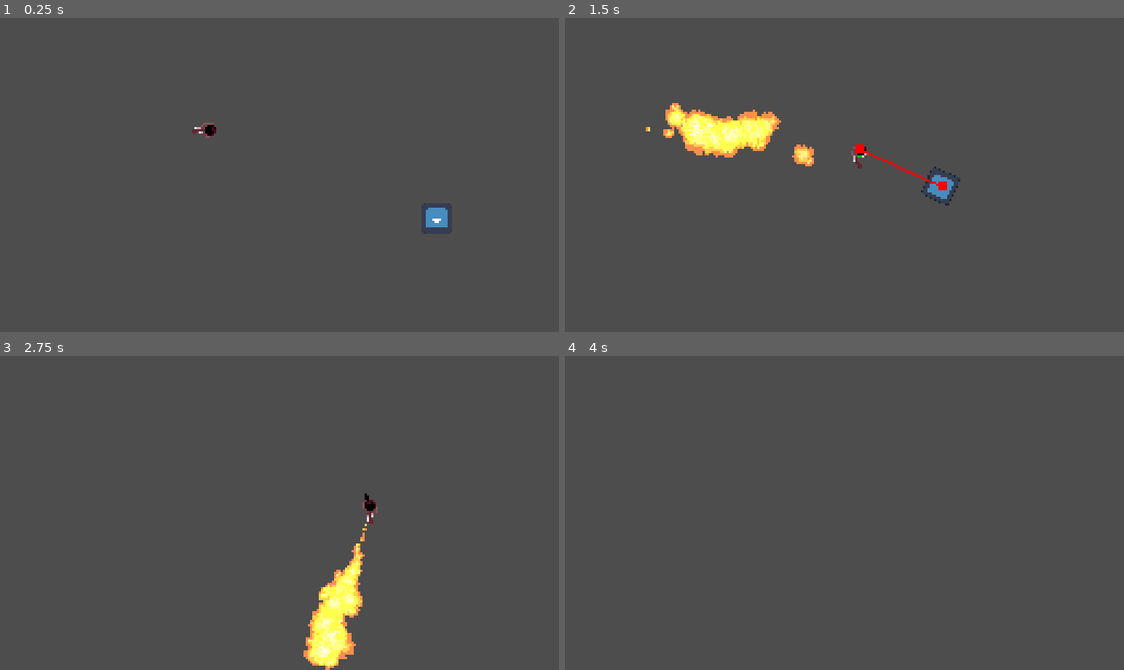
Above: before the commit, frames 1-4 (two rows, left to right).
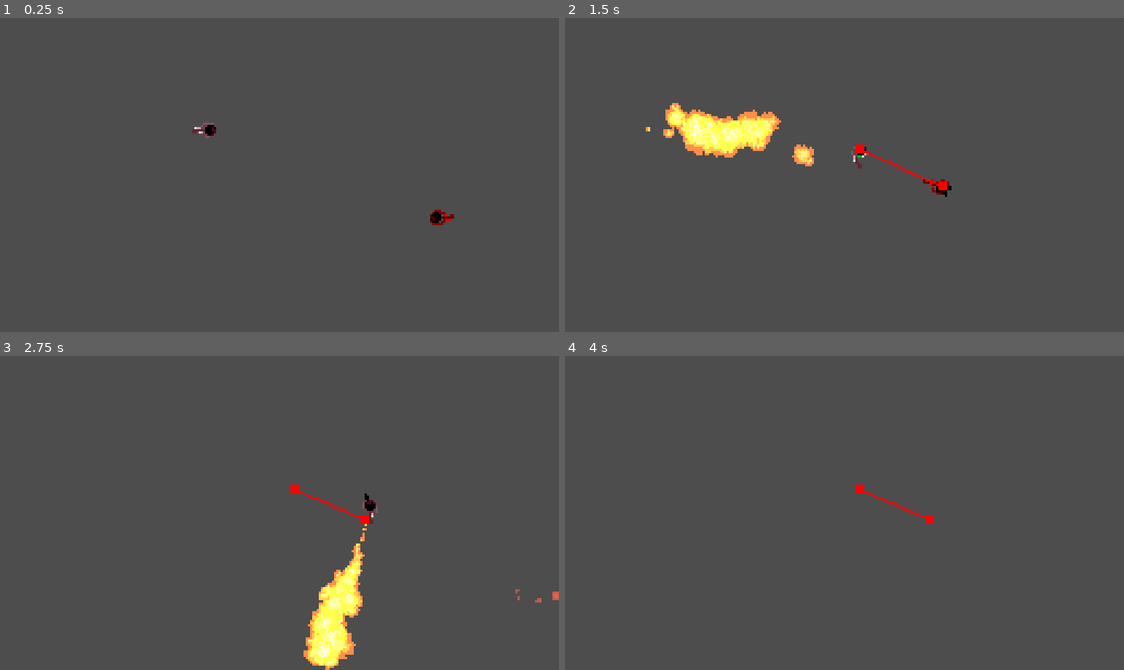
Above: after the commit, the same moments.

Repository: Gabriel-Bessa2/taca-la-foga
Game: Godot game, scene res://stages/test_level.tscn
Same seed, same stepped clock (60 frames per second), same inputs: the game is played once before the commit and once after it. The engine's default icon, where the game draws it, is replaced by a stand-in: a white triangle on a blue panel in a dark square.
Inputs:
- Up to frame 1 (0.25 s): no input
- Up to frame 2 (1.5 s): tap Enter at 0.5 s; hold Right (right) 0.53-1.28 s; hold Z (flamethrower) 0.53-1.28 s; hold Down (down) from 1.28 s (still down); tap X (cash_parry) at 1.35 s
- Up to frame 3 (2.75 s): tap Z (flamethrower) at 1.55 s; release Down (down) at 2.03 s; hold Right (right) from 2.03 s (still down); hold Z (flamethrower) from 2.03 s (still down)
- Up to frame 4 (4 s): release Right (right) at 2.78 s; release Z (flamethrower) at 2.78 s; hold Up (up) 2.78-3.53 s; tap Z (flamethrower) at 2.85 s; hold Left (left) from 3.53 s (still down); hold Z (flamethrower) from 3.53 s (still down); tap X (cash_parry) at 3.6 s

The runs differ from the first frame. In frame 1, 0.3% of the frame differs, in the area x 75-82%, y 59-69%; in frame 2, 0.3%; in frame 3, 0.2%; in frame 4, 0.2%.

Commit message:
improved enemy behavior

Diff:
--- a/Enemies/enemy.gd
+++ b/Enemies/enemy.gd
@@ -6,27 +6,34 @@
 @export var dmg: int = 1
 @export var speed: int = 50
 var moneyMultiplier: int = 1
+
+#Attacking
+@onready var attackTimer: Timer = $AttackTimer
 var isAttacking: bool = false
+var canAttack: bool = true
 
-enum ENEMY_STATES {ALIVE, FOLLOWING, DEAD, HURT, LOAD_ATTACK, ATTACKING}
+#state machine
+enum ENEMY_STATES {IDLE, FOLLOWING, DEAD, HURT, LOAD_ATTACK, ATTACKING}
 var current_state: ENEMY_STATES
 
+#movement
 @onready var navigation_agent: NavigationAgent2D = $NavigationAgent2D
 @export var target: Player
-
 @export var sight_range: float = 100
 @export var attack_range: float = 30
 
-@onready var timer: Timer = $Timer
+#immunity
+@onready var immunityTimer: Timer = $ImmunityTimer
+var immune: bool = false
 
 func _ready():
-	current_state = ENEMY_STATES.ALIVE
+	current_state = ENEMY_STATES.IDLE
 	navigation_agent.path_desired_distance = attack_range
 	navigation_agent.target_desired_distance = attack_range
 
-func _process(delta):
+func _process(_delta):
 	match current_state:
-		ENEMY_STATES.ALIVE:
+		ENEMY_STATES.IDLE:
 			pass
 		ENEMY_STATES.FOLLOWING:
 			pass
@@ -37,22 +44,34 @@
 		ENEMY_STATES.ATTACKING:
 			pass
 
-func _physics_process(delta):
+func _physics_process(_delta):
+	var player_distance = position.distance_to(target.position)
+
 	match current_state:
-		ENEMY_STATES.ALIVE:
-			if(position.distance_to(target.position) < sight_range):
-				current_state = ENEMY_STATES.FOLLOWING
+		ENEMY_STATES.IDLE:
+			velocity = Vector2.ZERO
+
+			if(player_distance < sight_range and player_distance <= attack_range and canAttack):
+				change_state(ENEMY_STATES.ATTACKING)
+			elif(player_distance < sight_range):
+				change_state(ENEMY_STATES.FOLLOWING)
+
 		ENEMY_STATES.FOLLOWING:
 			handle_navigation()
+
+			if(player_distance < sight_range and player_distance <= attack_range and canAttack):
+				change_state(ENEMY_STATES.ATTACKING)
+			elif(player_distance < sight_range and player_distance <= attack_range):
+				change_state(ENEMY_STATES.IDLE)
 		ENEMY_STATES.DEAD:
-			pass
+			velocity = Vector2.ZERO
+
 		ENEMY_STATES.HURT:
 			pass
-		ENEMY_STATES.LOAD_ATTACK:
+		ENEMY_STATES.ATTACKING:
 			pass
-		ENEMY_STATES.ATTACKING:
-			#print("Attack")
-			current_state = ENEMY_STATES.FOLLOWING
+
+	move_and_slide()
 
 func handle_navigation() -> void:
 	call_deferred("actor_setup")
@@ -61,12 +80,7 @@
 		var next_path_position: Vector2 = navigation_agent.get_next_path_position()
 
 		velocity = current_agent_position.direction_to(next_path_position) * speed
-		look_at(target.position)
-
-		move_and_slide()
-	elif (navigation_agent.is_target_reached()):
-		current_state = ENEMY_STATES.LOAD_ATTACK
-		timer.start()
+		aim_at_player()
 
 func actor_setup():
 	await get_tree().physics_frame
@@ -75,9 +89,30 @@
 func set_movement_target(movement_target: Vector2):
 	navigation_agent.target_position = movement_target
 
+func end_attack():
+	canAttack = false
+	isAttacking = false
+	attackTimer.start()
+	current_state = ENEMY_STATES.IDLE
+
+func change_state(stateToChange: ENEMY_STATES):
+	current_state = stateToChange
+
+func aim_at_player():
+	look_at(target.position)
+
+func attack_cooldown_out():
+	canAttack = true
+
+func immunity_timeout():
+	immune = false
+
 func damage(damageTaken: int):
 	health = max(health - damageTaken, 0)
+	immune = true
+	immunityTimer.start()
+
 	if health == 0:
-		current_state = ENEMY_STATES.DEAD
+		change_state(ENEMY_STATES.DEAD)
 	else:
-		current_state = ENEMY_STATES.HURT
+		change_state(ENEMY_STATES.HURT)
--- a/Enemies/mano guarda/ManoGuarda.gd
+++ b/Enemies/mano guarda/ManoGuarda.gd
@@ -3,6 +3,7 @@
 
 @onready var hit_area = $HitArea
 @onready var sprite_2d = $HitArea/Sprite2D
+@onready var animPlayer: AnimationPlayer = $AnimationPlayer
 
 func _ready():
 	super()
@@ -11,27 +12,21 @@
 
 func _physics_process(_delta):
 	super(_delta)
-
-	#print_debug(health)
 	match current_state:
-		ENEMY_STATES.ALIVE:
-			pass
+		ENEMY_STATES.IDLE:
+			animPlayer.play("idle")
 		ENEMY_STATES.FOLLOWING:
-			hit_area.visible = false
-			#hit_area.monitorable = false
+			animPlayer.play("walk")
 		ENEMY_STATES.DEAD:
-			pass
+			queue_free()
 		ENEMY_STATES.HURT:
-			queue_free()
-		ENEMY_STATES.LOAD_ATTACK:
-			hit_area.visible = true
-			#hit_area.monitorable = true
+			animPlayer.play("hurt")
+			if randi() % 15 == 1:
+				velocity = speed*Vector2(randf_range(-1, 1), randf_range(-1, 1)).normalized()
+				look_at(position + velocity)
 		ENEMY_STATES.ATTACKING:
-			#hit_area.layer
-			pass
-
-func _on_timer_timeout():
-	current_state = ENEMY_STATES.ATTACKING
+			velocity = Vector2.ZERO
+			animPlayer.play("atck")
 
 func _on_hit_area_body_entered(body):
 	if(body is Player):
--- a/Enemies/mano guarda/mano_guarda.tscn
+++ b/Enemies/mano guarda/mano_guarda.tscn
@@ -1,13 +1,270 @@
-[gd_scene load_steps=5 format=3 uid="uid://bg4at2sl2np05"]
+[gd_scene load_steps=19 format=3 uid="uid://bg4at2sl2np05"]
 
 [ext_resource type="Script" path="res://Enemies/mano guarda/ManoGuarda.gd" id="1_i1nf0"]
+[ext_resource type="Texture2D" uid="uid://dk2uhic5ibiyn" path="res://player/player-sprite-sheet.png" id="2_iwrti"]
 [ext_resource type="Texture2D" uid="uid://bwen7puonvdjj" path="res://icon.svg" id="2_wbqwk"]
+[ext_resource type="Texture2D" uid="uid://d34pi67suw88q" path="res://player/flamethrower/fire-Sheet.png" id="4_xa33d"]
 
 [sub_resource type="CircleShape2D" id="CircleShape2D_gb64u"]
 radius = 7.0
 
 [sub_resource type="RectangleShape2D" id="RectangleShape2D_rvuer"]
 size = Vector2(15, 28)
+
+[sub_resource type="Animation" id="Animation_e0iuo"]
+resource_name = "idle"
+loop_mode = 1
+tracks/0/type = "value"
+tracks/0/imported = false
+tracks/0/enabled = true
+tracks/0/path = NodePath("Sprite2D:frame")
+tracks/0/interp = 1
+tracks/0/loop_wrap = true
+tracks/0/keys = {
+"times": PackedFloat32Array(0),
+"transitions": PackedFloat32Array(1),
+"update": 0,
+"values": [0]
+}
+
+[sub_resource type="Animation" id="Animation_88e1n"]
+resource_name = "walk"
+loop_mode = 1
+tracks/0/type = "value"
+tracks/0/imported = false
+tracks/0/enabled = true
+tracks/0/path = NodePath("Sprite2D:frame")
+tracks/0/interp = 1
+tracks/0/loop_wrap = true
+tracks/0/keys = {
+"times": PackedFloat32Array(0, 0.5),
+"transitions": PackedFloat32Array(1, 1),
+"update": 0,
+"values": [4, 7]
+}
+
+[sub_resource type="Animation" id="Animation_perqj"]
+resource_name = "hurt"
+length = 2.0
+tracks/0/type = "method"
+tracks/0/imported = false
+tracks/0/enabled = true
+tracks/0/path = NodePath(".")
+tracks/0/interp = 1
+tracks/0/loop_wrap = true
+tracks/0/keys = {
+"times": PackedFloat32Array(2),
+"transitions": PackedFloat32Array(1),
+"values": [{
+"args": [0],
+"method": &"change_state"
+}]
+}
+tracks/1/type = "value"
+tracks/1/imported = false
+tracks/1/enabled = true
+tracks/1/path = NodePath("Sprite2D:frame")
+tracks/1/interp = 1
+tracks/1/loop_wrap = true
+tracks/1/keys = {
+"times": PackedFloat32Array(0, 0.3, 0.6, 0.9, 1.2, 1.5, 1.8),
+"transitions": PackedFloat32Array(1, 1, 1, 1, 1, 1, 1),
+"update": 0,
+"values": [4, 7, 4, 7, 4, 7, 4]
+}
+tracks/2/type = "value"
+tracks/2/imported = false
+tracks/2/enabled = true
+tracks/2/path = NodePath("GPUParticles2D:emitting")
+tracks/2/interp = 1
+tracks/2/loop_wrap = true
+tracks/2/keys = {
+"times": PackedFloat32Array(0, 2),
+"transitions": PackedFloat32Array(1, 1),
+"update": 1,
+"values": [true, false]
+}
+tracks/3/type = "value"
+tracks/3/imported = false
+tracks/3/enabled = true
+tracks/3/path = NodePath("HitArea:monitoring")
+tracks/3/interp = 1
+tracks/3/loop_wrap = true
+tracks/3/keys = {
+"times": PackedFloat32Array(0),
+"transitions": PackedFloat32Array(1),
+"update": 1,
+"values": [false]
+}
+tracks/4/type = "value"
+tracks/4/imported = false
+tracks/4/enabled = true
+tracks/4/path = NodePath("HitArea:visible")
+tracks/4/interp = 1
+tracks/4/loop_wrap = true
+tracks/4/keys = {
+"times": PackedFloat32Array(0),
+"transitions": PackedFloat32Array(1),
+"update": 1,
+"values": [false]
+}
+
+[sub_resource type="Animation" id="Animation_f3r6w"]
+resource_name = "atck"
+tracks/0/type = "value"
+tracks/0/imported = false
+tracks/0/enabled = true
+tracks/0/path = NodePath("Sprite2D:frame")
+tracks/0/interp = 1
+tracks/0/loop_wrap = true
+tracks/0/keys = {
+"times": PackedFloat32Array(0, 0.6, 0.8),
+"transitions": PackedFloat32Array(1, 1, 1),
+"update": 0,
+"values": [8, 9, 8]
+}
+tracks/1/type = "method"
+tracks/1/imported = false
+tracks/1/enabled = true
+tracks/1/path = NodePath(".")
+tracks/1/interp = 1
+tracks/1/loop_wrap = true
+tracks/1/keys = {
+"times": PackedFloat32Array(1),
+"transitions": PackedFloat32Array(1),
+"values": [{
+"args": [],
+"method": &"end_attack"
+}]
+}
+tracks/2/type = "value"
+tracks/2/imported = false
+tracks/2/enabled = true
+tracks/2/path = NodePath("HitArea:monitoring")
+tracks/2/interp = 1
+tracks/2/loop_wrap = true
+tracks/2/keys = {
+"times": PackedFloat32Array(0, 0.6, 0.8),
+"transitions": PackedFloat32Array(1, 1, 1),
+"update": 1,
+"values": [false, true, false]
+}
+tracks/3/type = "value"
+tracks/3/imported = false
+tracks/3/enabled = true
+tracks/3/path = NodePath("HitArea:visible")
+tracks/3/interp = 1
+tracks/3/loop_wrap = true
+tracks/3/keys = {
+"times": PackedFloat32Array(0, 0.6, 0.8),
+"transitions": PackedFloat32Array(1, 1, 1),
+"update": 1,
+"values": [false, true, false]
+}
+tracks/4/type = "method"
+tracks/4/imported = false
+tracks/4/enabled = true
+tracks/4/path = NodePath(".")
+tracks/4/interp = 1
+tracks/4/loop_wrap = true
+tracks/4/keys = {
+"times": PackedFloat32Array(0),
+"transitions": PackedFloat32Array(1),
+"values": [{
+"args": [],
+"method": &"aim_at_player"
+}]
+}
+
+[sub_resource type="Animation" id="Animation_oyivf"]
+length = 0.001
+tracks/0/type = "value"
+tracks/0/imported = false
+tracks/0/enabled = true
+tracks/0/path = NodePath("Sprite2D:frame")
+tracks/0/interp = 1
+tracks/0/loop_wrap = true
+tracks/0/keys = {
+"times": PackedFloat32Array(0),
+"transitions": PackedFloat32Array(1),
+"update": 0,
+"values": [0]
+}
+tracks/1/type = "value"
+tracks/1/imported = false
+tracks/1/enabled = true
+tracks/1/path = NodePath("HitArea:monitoring")
+tracks/1/interp = 1
+tracks/1/loop_wrap = true
+tracks/1/keys = {
+"times": PackedFloat32Array(0),
+"transitions": PackedFloat32Array(1),
+"update": 1,
+"values": [false]
+}
+tracks/2/type = "value"
+tracks/2/imported = false
+tracks/2/enabled = true
+tracks/2/path = NodePath("HitArea:visible")
+tracks/2/interp = 1
+tracks/2/loop_wrap = true
+tracks/2/keys = {
+"times": PackedFloat32Array(0),
+"transitions": PackedFloat32Array(1),
+"update": 1,
+"values": [false]
+}
+tracks/3/type = "value"
+tracks/3/imported = false
+tracks/3/enabled = true
+tracks/3/path = NodePath("GPUParticles2D:emitting")
+tracks/3/interp = 1
+tracks/3/loop_wrap = true
+tracks/3/keys = {
+"times": PackedFloat32Array(0),
+"transitions": PackedFloat32Array(1),
+"update": 1,
+"values": [false]
+}
+
+[sub_resource type="AnimationLibrary" id="AnimationLibrary_ybfm7"]
+_data = {
+"RESET": SubResource("Animation_oyivf"),
+"atck": SubResource("Animation_f3r6w"),
+"hurt": SubResource("Animation_perqj"),
+"idle": SubResource("Animation_e0iuo"),
+"walk": SubResource("Animation_88e1n")
+}
+
+[sub_resource type="CanvasItemMaterial" id="CanvasItemMaterial_usgv4"]
+blend_mode = 1
+
+[sub_resource type="Gradient" id="Gradient_dr7gl"]
+offsets = PackedFloat32Array(0, 0.294118, 1)
+colors = PackedColorArray(1, 1, 1, 1, 1, 0.298039, 0, 1, 0.180392, 0.0784314, 0.352941, 1)
+
+[sub_resource type="GradientTexture1D" id="GradientTexture1D_akr0l"]
+gradient = SubResource("Gradient_dr7gl")
+
+[sub_resource type="Curve" id="Curve_lb4rg"]
+_data = [Vector2(0.05, 0), 0.0, 0.0, 0, 0, Vector2(0.107143, 1), 0.0880503, 0.0880503, 0, 0, Vector2(1, 0), -0.0433035, 0.0, 0, 0]
+point_count = 3
+
+[sub_resource type="CurveTexture" id="CurveTexture_yxb2x"]
+curve = SubResource("Curve_lb4rg")
+
+[sub_resource type="ParticleProcessMaterial" id="ParticleProcessMaterial_67mxk"]
+particle_flag_disable_z = true
+emission_shape = 1
+emission_sphere_radius = 10.0
+angle_max = 720.0
+spread = 180.0
+initial_velocity_min = 5.0
+initial_velocity_max = 10.0
+gravity = Vector3(0, 0, 0)
+scale_min = 0.5
+scale_curve = SubResource("CurveTexture_yxb2x")
+color_ramp = SubResource("GradientTexture1D_akr0l")
 
 [node name="ManoGuarda" type="CharacterBody2D"]
 motion_mode = 1
@@ -19,20 +276,25 @@
 shape = SubResource("CircleShape2D_gb64u")
 
 [node name="Sprite2D" type="Sprite2D" parent="."]
-rotation = 3.14159
-scale = Vector2(0.109375, 0.109375)
-texture = ExtResource("2_wbqwk")
+modulate = Color(1, 0, 0, 1)
+texture = ExtResource("2_iwrti")
+hframes = 4
+vframes = 4
 
 [node name="NavigationAgent2D" type="NavigationAgent2D" parent="."]
 path_postprocessing = 1
 debug_enabled = true
 
-[node name="Timer" type="Timer" parent="."]
+[node name="AttackTimer" type="Timer" parent="."]
 wait_time = 0.2
 one_shot = true
 
+[node name="ImmunityTimer" type="Timer" parent="."]
+wait_time = 2.0
+
 [node name="HitArea" type="Area2D" parent="."]
 visible = false
+monitoring = false
 
 [node name="CollisionShape2D" type="CollisionShape2D" parent="HitArea"]
 position = Vector2(18.5, 0)
@@ -44,5 +306,18 @@
 scale = Vector2(0.117187, 0.21875)
 texture = ExtResource("2_wbqwk")
 
-[connection signal="timeout" from="Timer" to="." method="_on_timer_timeout"]
+[node name="AnimationPlayer" type="AnimationPlayer" parent="."]
+libraries = {
+"": SubResource("AnimationLibrary_ybfm7")
+}
+
+[node name="GPUParticles2D" type="GPUParticles2D" parent="."]
+material = SubResource("CanvasItemMaterial_usgv4")
+emitting = false
+amount = 17
+process_material = SubResource("ParticleProcessMaterial_67mxk")
+texture = ExtResource("4_xa33d")
+
+[connection signal="timeout" from="AttackTimer" to="." method="attack_cooldown_out"]
+[connection signal="timeout" from="ImmunityTimer" to="." method="immunity_timeout"]
 [connection signal="body_entered" from="HitArea" to="." method="_on_hit_area_body_entered"]
--- a/player/Hitbox.gd
+++ b/player/Hitbox.gd
@@ -6,5 +6,6 @@
 
 func enemy_collided(body):
 	if body is Enemy:
-		body.velocity = knockback*(body.position - position)
-		body.damage(damage)
+		if !body.immune:
+			body.velocity = knockback*(body.position - position)
+			body.damage(damage)
--- a/player/flamethrower/flamethrower.gd
+++ b/player/flamethrower/flamethrower.gd
@@ -6,7 +6,7 @@
 var direction : Vector2
 
 func _ready():
-	damage = 1
+	damage = 10
 	knockback = 1
 	direction += Vector2(randf_range(-0.1, 0.1), randf_range(-0.1, 0.1))
 	animPlayer.play("default")
